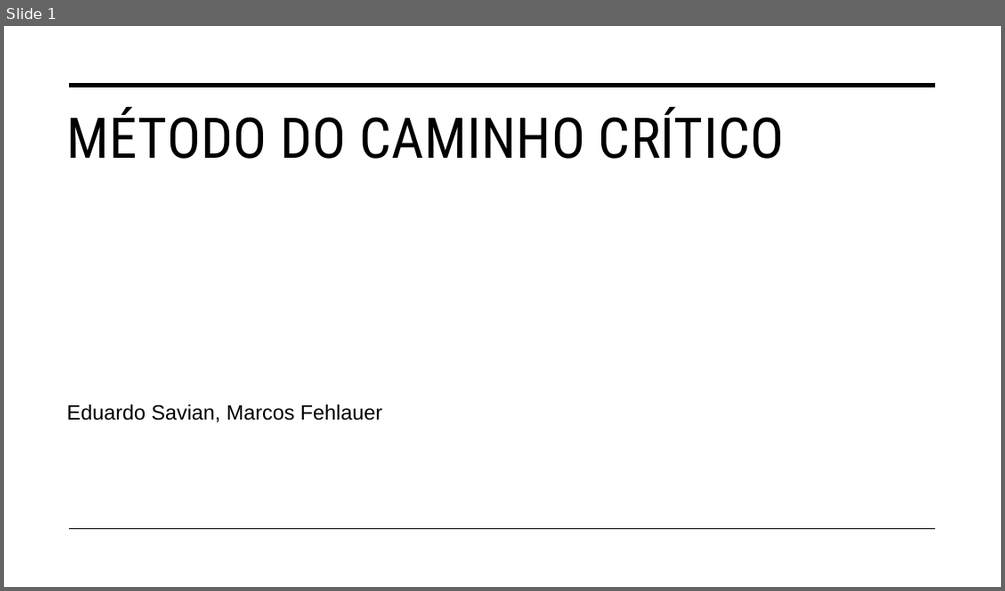
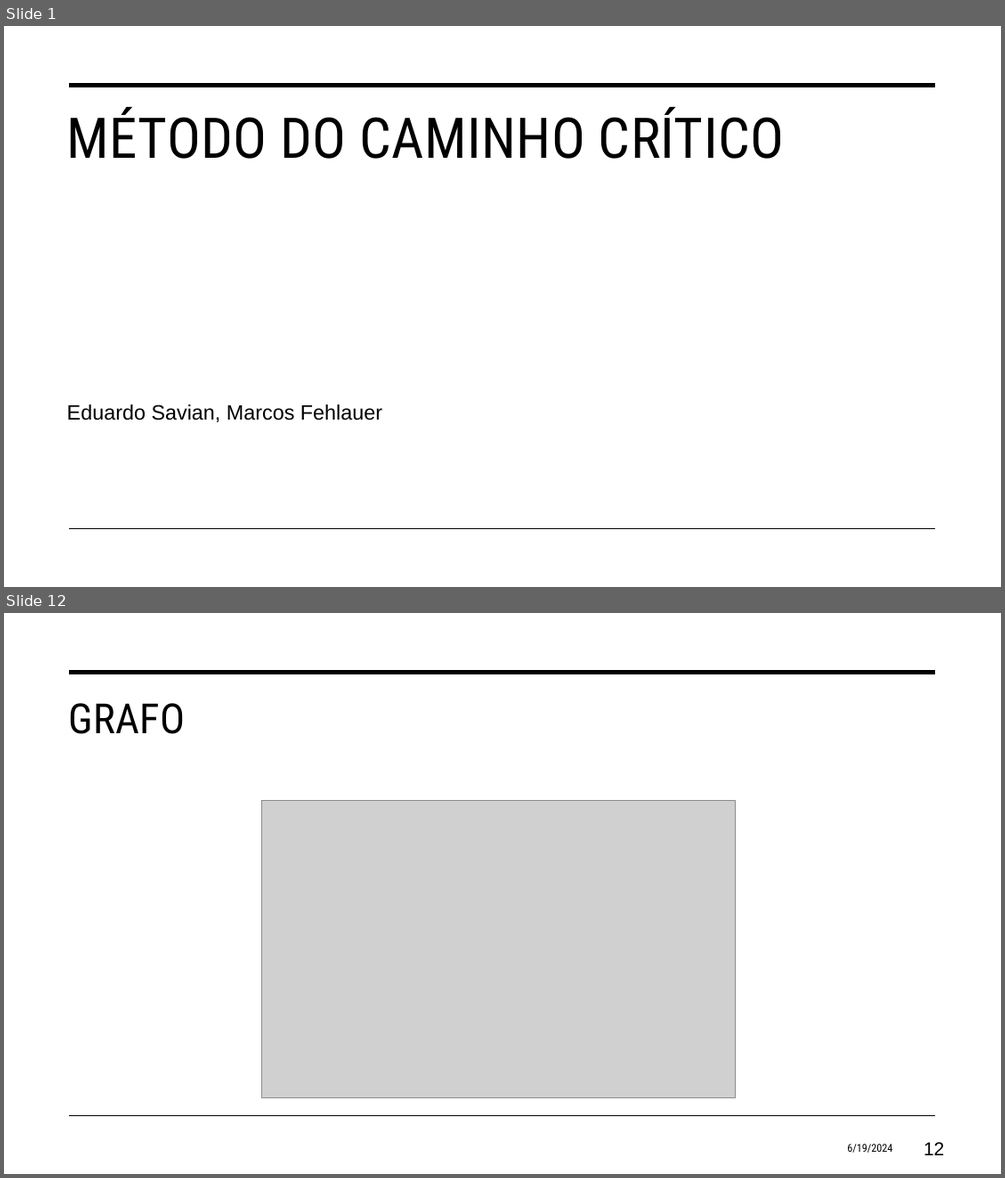
Before and after one commit to eduardosavian/critical-path, a slide deck: Presentation.pptx. Shown one above the other, each under a label of ours: slide 1 before the commit, slides 1 and 12 after it; the slides between them are not shown. The pictures are 1005x591 and 1005x1178 pixels, drawn with LibreOffice and Linux fonts; fonts in the diff are those of the drawing; grey boxes stand for pictures. Boxes give left, top, right and bottom in pixels: in the first picture for what was removed or moved away, otherwise in the second. Text is boxed around its words. In the diff, an @@ line names an element or a change of style, - is before the commit and + after.

```diff
--- a/Presentation.pptx
+++ b/Presentation.pptx
@@ slide 12 added at [4,613,1001,1174], background #FFFFFF; not listed: 2 template elements that a slide beside it also shows @@
@@ title added at [69,703,186,734], 40 pt, text #000000 @@
+GRAFO
@@ picture added at [262,801,736,1098] @@
@@ text added at [847,1143,892,1152], 10.5 pt, text #000000 @@
+6/19/2024
@@ page number added at [923,1142,944,1155], 18 pt, text #000000 @@
+12
```
Also in this commit, not shown: 13 slides changed, 2 other slides added, 4 slides removed, 3 other files.
